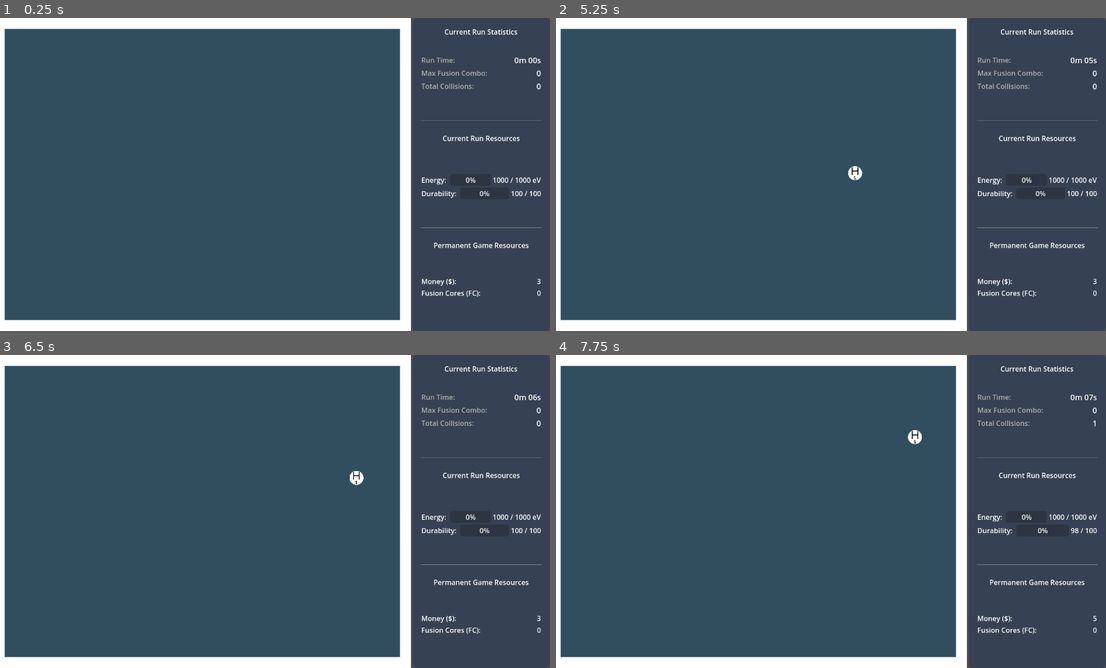
Above: before the commit, frames 1-4 (two rows, left to right).
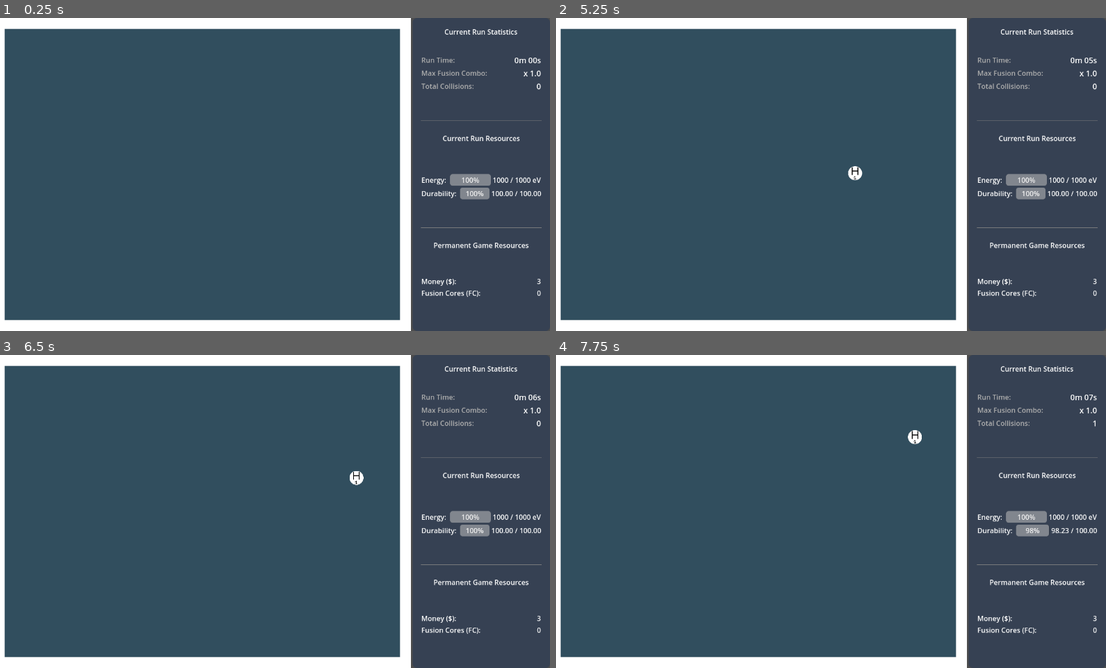
Above: after the commit, the same moments.

Repository: LionelEisenberg/FusionForge
Game: Godot game, scene res://scenes/main/main_game.tscn
Two runs of this game, one before a commit and one after it. Both use one fixed random seed, a clock stepped at 60 frames per second and the inputs below.
Inputs:
- Up to frame 1 (0.25 s): no input
- Up to frame 2 (5.25 s): tap Enter at 0.5, 2, 3.5 s; tap Space at 1.25, 2.75, 4.25 s
- Up to frame 3 (6.5 s): no input
- Up to frame 4 (7.75 s): no input

The runs differ from the first frame. In frame 1, 0.6% of the frame differs, in the area x 81-99%, y 16-58%; in frame 2, 0.6%; in frame 3, 0.6%; in frame 4, 0.6%, in the area x 81-99%, y 16-85%.

Commit message:
misc small changes

Diff:
--- a/scenes/ui/game_ui.tscn
+++ b/scenes/ui/game_ui.tscn
@@ -105,6 +105,7 @@
 text = "Energy: "
 
 [node name="EnergyProgressBar" type="ProgressBar" parent="MainVBox/RunResourcesContainer/VBoxContainer/EnergyHBox"]
+unique_name_in_owner = true
 layout_mode = 2
 size_flags_horizontal = 3
 size_flags_vertical = 1
@@ -124,6 +125,7 @@
 text = "Durability: "
 
 [node name="DurabilityProgressBar" type="ProgressBar" parent="MainVBox/RunResourcesContainer/VBoxContainer/DurabilityHBox"]
+unique_name_in_owner = true
 layout_mode = 2
 size_flags_horizontal = 3
 size_flags_vertical = 1
--- a/scripts/main/main_game.gd
+++ b/scripts/main/main_game.gd
@@ -8,6 +8,8 @@
 
 @export var subviewport_path: NodePath = NodePath("")
 @export var subviewport_container_path: NodePath = NodePath("")
+
+@export var override_save_file: bool = false
 
 #-----------------------------------------------------------------------------
 # Variables
@@ -33,7 +35,8 @@
 func _ready() -> void:
 	# Load persistent data first (ensure PersistenceManager loads before MainGame in Autoload)
 	if PersistenceManager:
-		PersistenceManager.load_data()
+		if override_save_file:
+			PersistenceManager.delete_data()
 	else:
 		printerr("MainGame: PersistenceManager not found!")
 
--- a/scripts/ui/game_ui.gd
+++ b/scripts/ui/game_ui.gd
@@ -7,12 +7,12 @@
 # Run Stats Section
 @onready var run_time_value: Label = %RunTimeValue
 @onready var total_collisions_value: Label = %TotalCollisionsValue
-@onready var max_combo_value: Label = %MaxComboValue
+@onready var max_combo_value: Label = %MaxFusionComboValue
 # Run Resources Section
-@onready var energy_meter: ProgressBar = %EnergyMeter
-@onready var energy_value_text: Label = %EnergyValueText # Optional node
-@onready var durability_meter: ProgressBar = %DurabilityMeter
-@onready var durability_value_text: Label = %DurabilityValueText # Optional node
+@onready var energy_meter: ProgressBar = %EnergyProgressBar
+@onready var energy_value_text: Label = %EnergyValueText
+@onready var durability_meter: ProgressBar = %DurabilityProgressBar
+@onready var durability_value_text: Label = %DurabilityValueText
 # Permanent Resources Section
 @onready var money_value: Label = %MoneyValue
 @onready var fusion_core_value: Label = %FusionCoreValue
@@ -64,7 +64,7 @@
 		durability_meter.max_value = max_val
 		durability_meter.value = current
 	if durability_value_text: # Check if optional node exists
-		durability_value_text.text = "%d / %d" % [int(current), int(max_val)]
+		durability_value_text.text = "%.02f / %.02f" % [current, max_val]
 
 func _on_run_stats_updated(run_stats: Dictionary) -> void:
 	if total_collisions_value:
--- a/singletons/GameManager/game_manager.gd
+++ b/singletons/GameManager/game_manager.gd
@@ -46,7 +46,7 @@
 		printerr("GameManager: CRITICAL - Could not get save_game_data from PersistenceManager on ready!")
 
 	if CollisionManager:
-		CollisionManager.energy_yielded.connect(add_money)
+		CollisionManager.energy_yielded.connect(add_energy)
 		CollisionManager.stability_decreased.connect(decrease_stability)
 		CollisionManager.fusion_core_awarded.connect(award_fusion_core)
 	else:
--- a/singletons/PersistenceManager/persistence_manager.gd
+++ b/singletons/PersistenceManager/persistence_manager.gd
@@ -6,6 +6,11 @@
 
 func _ready() -> void:
 	load_data()
+
+func delete_data() -> void:
+	save_game_data = SaveGameData.new()
+	save_data()
+	print("PersistenceManager: Deleted save file found. Initialized with default SaveGameData.")
 
 func save_data() -> void :
 	ResourceSaver.save(save_game_data, SAVE_PATH)
